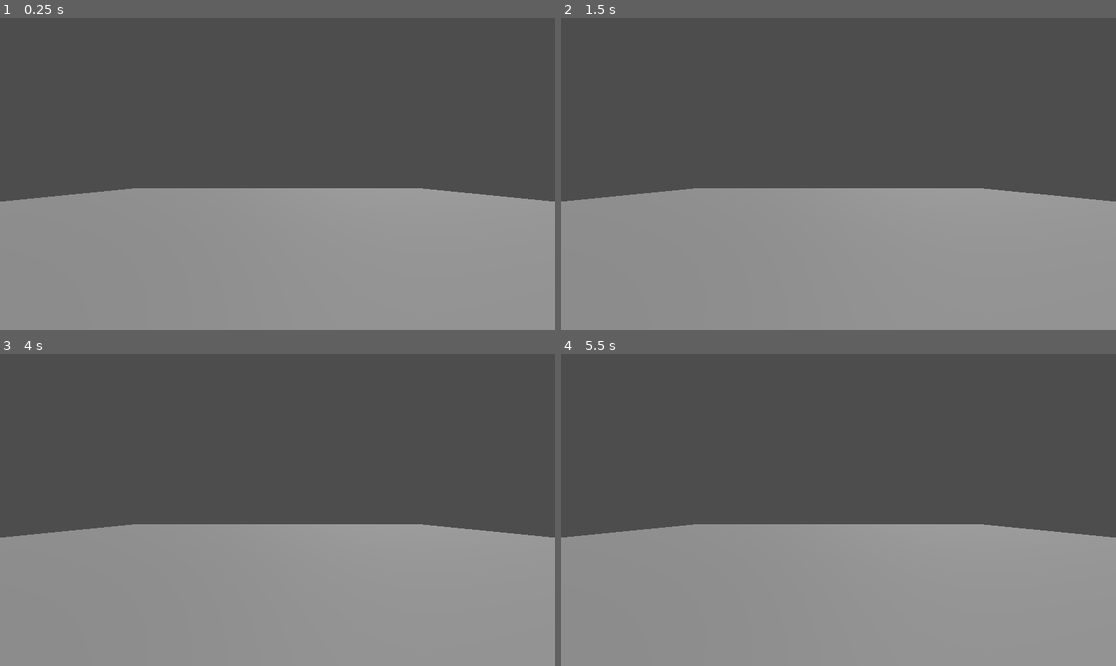
Above: before the commit, frames 1-4 (two rows, left to right).
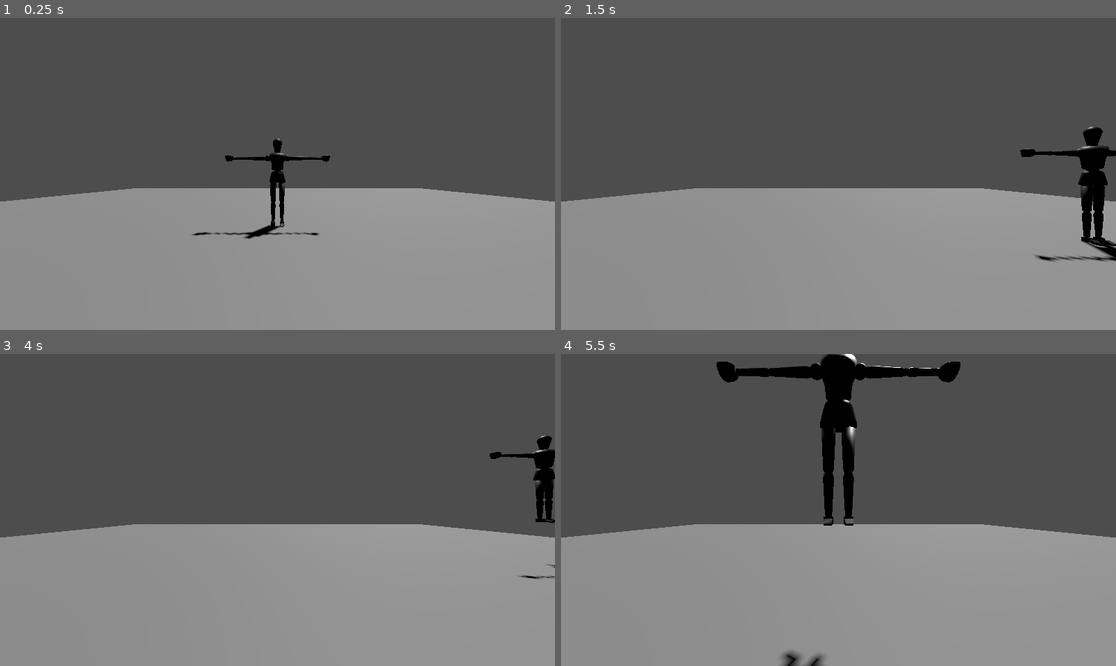
Above: after the commit, the same moments.

Repository: fromdesertdev/shades-of-pugilists
Game: Godot game, scene res://scenes/world.tscn
Same seed, same stepped clock (60 frames per second), same inputs: the game is played once before the commit and once after it. The project has no main scene, so this scene is started directly.
Inputs:
- Up to frame 1 (0.25 s): no input
- Up to frame 2 (1.5 s): tap Enter (ui_accept) at 0.5, 0.6, 0.77, 1.07, 1.35 s; hold Right (ui_right) 0.53-1.28 s; hold Down (ui_down) from 1.28 s (still down)
- Up to frame 3 (4 s): tap Enter (ui_accept) at 1.52, 1.82, 2, 2.1, 2.75, 2.85, 3.02, 3.32, 3.5, 3.6, 3.77 s; release Down (ui_down) at 2.03 s; hold Right (ui_right) 2.03-2.78 s; hold Up (ui_up) 2.78-3.53 s; hold Left (ui_left) from 3.53 s (still down)
- Up to frame 4 (5.5 s): tap Enter (ui_accept) at 4.07, 4.35, 4.52, 4.82, 5.1 s; release Left (ui_left) at 5.03 s; hold Down (ui_down) from 5.03 s (still down)

The runs differ from the first frame. In frame 1, 1.0% of the frame differs, in the area x 34-60%, y 38-71%; in frame 2, 1.9%; in frame 3, 0.9%; in frame 4, 4.1%, in the area x 28-72%, y 0-100%.

Commit message:
Project Setup

Diff:
--- /dev/null
+++ b/scenes/character.tscn
@@ -0,0 +1,31 @@
+[gd_scene load_steps=7 format=3 uid="uid://dpdnboxjadkpu"]
+
+[ext_resource type="PackedScene" uid="uid://gb31e7xnb0cx" path="res://assets/BoxerPrototype.glb" id="1_agfs1"]
+[ext_resource type="Script" uid="uid://dp0khnbn4b2ol" path="res://scripts/player/character.gd" id="2_rkhd4"]
+[ext_resource type="Script" uid="uid://kqgtasf6wdph" path="res://scripts/Input.gd" id="3_lrhn5"]
+[ext_resource type="Script" uid="uid://wljcsxcb75gj" path="res://scripts/Model.gd" id="4_my7n2"]
+[ext_resource type="Script" uid="uid://cl8cw2m0vtb5m" path="res://scripts/player/move/idle.gd" id="5_dp8ca"]
+
+[sub_resource type="CylinderShape3D" id="CylinderShape3D_rkhd4"]
+
+[node name="player" instance=ExtResource("1_agfs1")]
+script = ExtResource("2_rkhd4")
+
+[node name="CollisionShape3D" type="CollisionShape3D" parent="." index="2"]
+transform = Transform3D(1, 0, 0, 0, 1, 0, 0, 0, 1, 0, 1, 0)
+shape = SubResource("CylinderShape3D_rkhd4")
+
+[node name="input" type="Node" parent="." index="3"]
+script = ExtResource("3_lrhn5")
+
+[node name="model" type="Node" parent="." index="4"]
+script = ExtResource("4_my7n2")
+
+[node name="idle" type="Node" parent="model" index="0"]
+script = ExtResource("5_dp8ca")
+
+[node name="jab" type="Node" parent="model" index="1"]
+
+[node name="cross" type="Node" parent="model" index="2"]
+
+[node name="block" type="Node" parent="model" index="3"]
--- a/scenes/world.tscn
+++ b/scenes/world.tscn
@@ -1,4 +1,6 @@
-[gd_scene load_steps=3 format=3 uid="uid://cp4t1fju0m1fd"]
+[gd_scene load_steps=4 format=3 uid="uid://cp4t1fju0m1fd"]
+
+[ext_resource type="PackedScene" uid="uid://dpdnboxjadkpu" path="res://scenes/character.tscn" id="1_nnsk1"]
 
 [sub_resource type="PlaneMesh" id="PlaneMesh_e5uuo"]
 size = Vector2(20, 20)
@@ -20,5 +22,7 @@
 [node name="CollisionShape3D" type="CollisionShape3D" parent="Floor/StaticBody3D"]
 shape = SubResource("ConcavePolygonShape3D_nnsk1")
 
+[node name="BoxerPrototype" parent="." instance=ExtResource("1_nnsk1")]
+
 [node name="Camera3D" type="Camera3D" parent="."]
 transform = Transform3D(1, 0, 0, 0, 1, 0, 0, 0, 1, 0, 1, 4)
--- /dev/null
+++ b/scripts/Input.gd
@@ -0,0 +1,26 @@
+extends Node
+class_name InputGatherer
+
+# This particular function is where you define all possible inputs
+func gather_input() -> InputPackage:
+	var new_input = InputPackage.new()
+
+	if Input.is_action_just_pressed("ui_accept"):
+		new_input.actions.append("jab")
+	new_input.input_direction = Input.get_vector("ui_left","ui_right","ui_up","ui_down")
+
+	if Input.is_action_just_pressed("ui_accept"):
+		new_input.actions.append("cross")
+	new_input.input_direction = Input.get_vector("ui_left","ui_right","ui_up","ui_down")
+
+	if Input.is_action_just_pressed("ui_accept"):
+		new_input.actions.append("block")
+	new_input.input_direction = Input.get_vector("ui_left","ui_right","ui_up","ui_down")
+
+	if new_input.input_direction != Vector2.ZERO:
+		new_input.actions.append("walk")
+
+	if new_input.actions.is_empty():
+		new_input.actions.append("idle")
+
+	return new_input
--- /dev/null
+++ b/scripts/InputPackage.gd
@@ -0,0 +1,5 @@
+extends Node
+class_name InputPackage
+
+var actions: Array[String]
+var input_direction: Vector2
--- /dev/null
+++ b/scripts/Model.gd
@@ -0,0 +1,12 @@
+extends Node
+class_name PlayerModel
+
+@onready var player = $".."
+
+func _ready() -> void:
+	pass # Replace with function body.
+
+
+# Called every frame. 'delta' is the elapsed time since the previous frame.
+func _process(delta: float) -> void:
+	pass
--- /dev/null
+++ b/scripts/player/character.gd
@@ -0,0 +1,28 @@
+extends CharacterBody3D
+
+
+const SPEED = 5.0
+const JUMP_VELOCITY = 4.5
+
+
+func _physics_process(delta: float) -> void:
+	# Add the gravity.
+	if not is_on_floor():
+		velocity += get_gravity() * delta
+
+	# Handle jump.
+	if Input.is_action_just_pressed("ui_accept") and is_on_floor():
+		velocity.y = JUMP_VELOCITY
+
+	# Get the input direction and handle the movement/deceleration.
+	# As good practice, you should replace UI actions with custom gameplay actions.
+	var input_dir := Input.get_vector("ui_left", "ui_right", "ui_up", "ui_down")
+	var direction := (transform.basis * Vector3(input_dir.x, 0, input_dir.y)).normalized()
+	if direction:
+		velocity.x = direction.x * SPEED
+		velocity.z = direction.z * SPEED
+	else:
+		velocity.x = move_toward(velocity.x, 0, SPEED)
+		velocity.z = move_toward(velocity.z, 0, SPEED)
+
+	move_and_slide()
--- /dev/null
+++ b/scripts/player/move/idle.gd
@@ -0,0 +1,32 @@
+extends Node
+class_name Move
+
+var player: CharacterBody3D
+
+static var moves_priority : Dictionary = {
+	"idle": 1,
+	"walk": 2,
+
+	# Attacks
+	"jab": 3,
+	"cross": 4,
+
+	# Defence
+	"block": 5
+}
+
+static func moves_priority_sort(a: String, b:String):
+	if moves_priority[a] > moves_priority[b]:
+		return true
+	else:
+		return false
+
+
+
+func _ready() -> void:
+	pass # Replace with function body.
+
+
+# Called every frame. 'delta' is the elapsed time since the previous frame.
+func _process(delta: float) -> void:
+	pass
Binary file added: assets/BoxerPrototype.glb
Not shown, added: assets/BoxerPrototype.glb.import
Binary file added: assets/BoxerPrototype_texture_03.png
Not shown, added: assets/BoxerPrototype_texture_03.png.import
Not shown, added: scripts/Input.gd.uid
Not shown, added: scripts/InputPackage.gd.uid
Not shown, added: scripts/Model.gd.uid
Not shown, added: scripts/player/character.gd.uid
Not shown, added: scripts/player/move/idle.gd.uid
